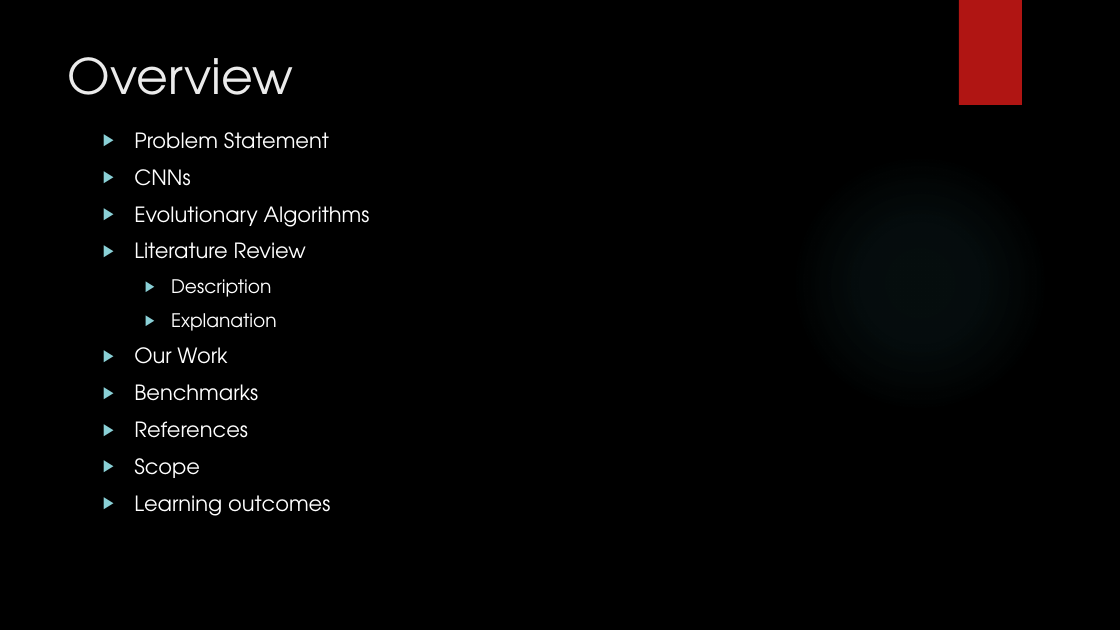
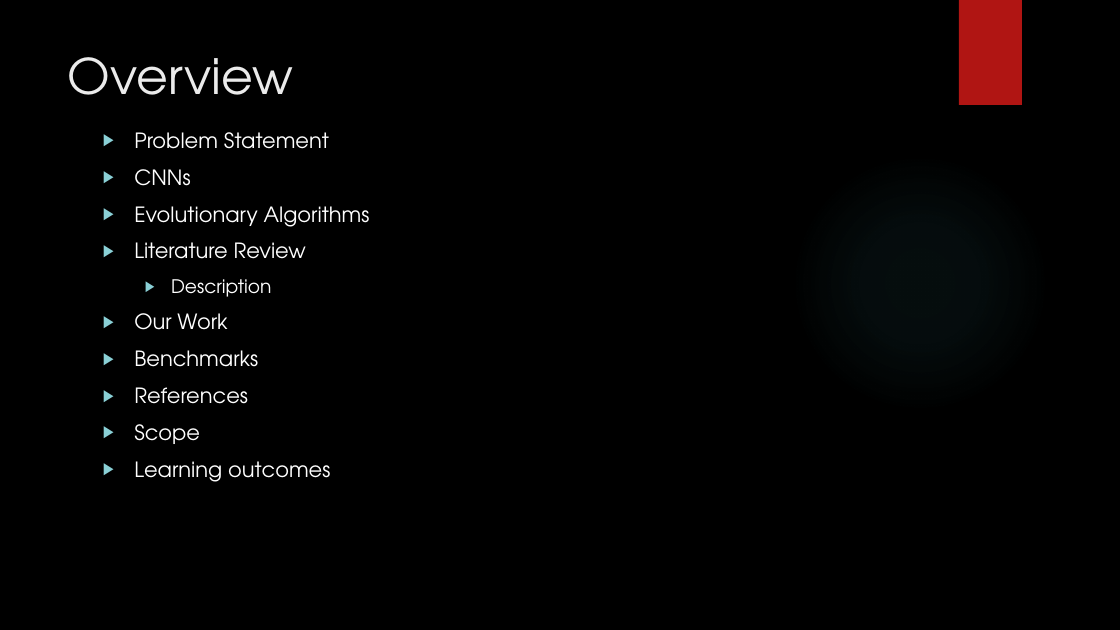
Before and after one commit to mohsin-ashraf/Neuroevolution-of-CNN, a slide deck: slide 3 of documentation/university-requisite/proposal-presentation/Nature Inspired CNNs Optimization.pptx. Drawn at 1120x630 pixels with LibreOffice and Linux fonts; fonts in the diff are those of the drawing; background and template pictures are left out. Boxes give left, top, right and bottom in pixels: in the first picture for what was removed or moved away, otherwise in the second. Text is boxed around its words. In the diff, an @@ line names an element or a change of style, - is before the commit and + after.

```diff
--- a/documentation/university-requisite/proposal-presentation/Nature Inspired CNNs Optimization.pptx
+++ b/documentation/university-requisite/proposal-presentation/Nature Inspired CNNs Optimization.pptx
@@ text at bbox=[171, 313, 277, 331]: paragraph removed @@
-  ▶ Explanation
```
Also in this commit, not shown: 3 other slides changed.
